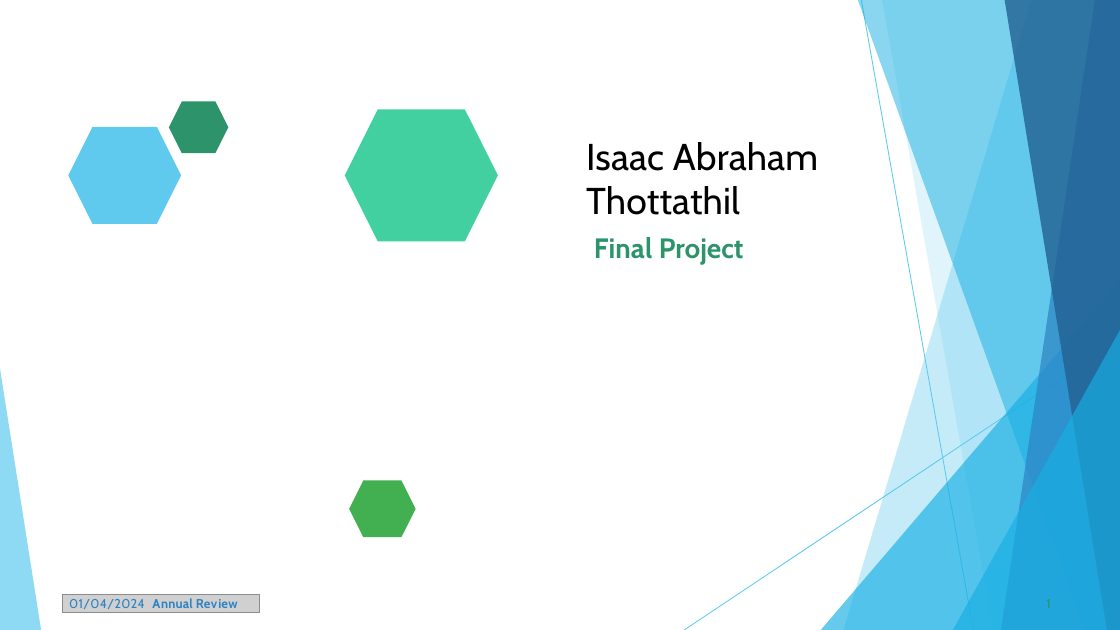
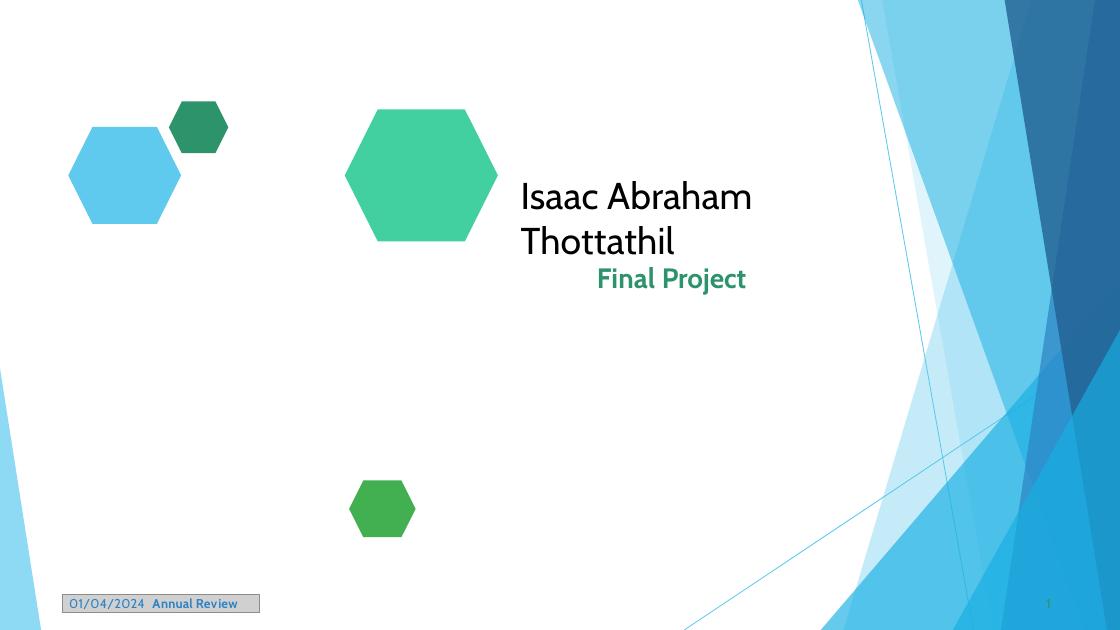
Before and after one commit to Isaac-Ab-T/GAN-Naan-Mudhalvan-Handwritten-Digit-Generation, a slide deck: slide 1 of GAN-Naan-Mudhalvan-Handwritten-Digit-Generation.pptx. Drawn at 1120x630 pixels with LibreOffice and Linux fonts; fonts in the diff are those of the drawing; grey boxes stand for pictures. Boxes give left, top, right and bottom in pixels: in the first picture for what was removed or moved away, otherwise in the second. Text is boxed around its words. In the diff, an @@ line names an element or a change of style, - is before the commit and + after.

Commit message:
Changes to PPT

```diff
--- a/GAN-Naan-Mudhalvan-Handwritten-Digit-Generation.pptx
+++ b/GAN-Naan-Mudhalvan-Handwritten-Digit-Generation.pptx
@@ title "Isaac Abraham Thottathil": place and size @@
-title "Isaac Abraham Thottathil" at <box>586,142,818,215</box>
+title "Isaac Abraham Thottathil" at <box>521,181,752,255</box>
@@ text "Final Project": place and size @@
-text "Final Project" at <box>594,237,743,265</box>
+text "Final Project" at <box>597,267,746,294</box>
```
Also in this commit, not shown: 1 other slide changed.
